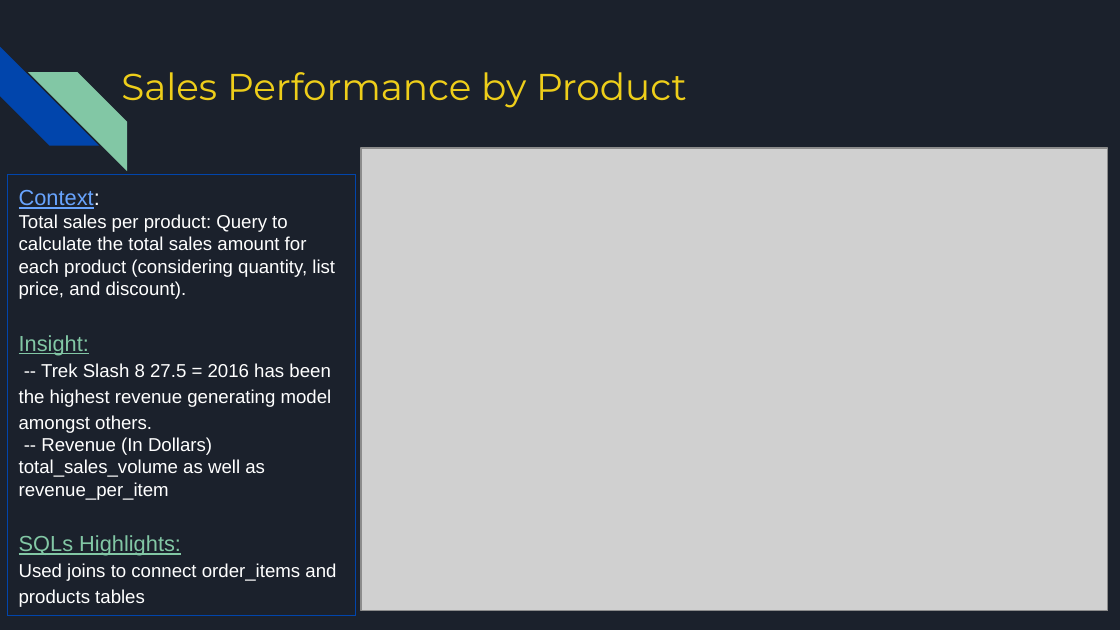
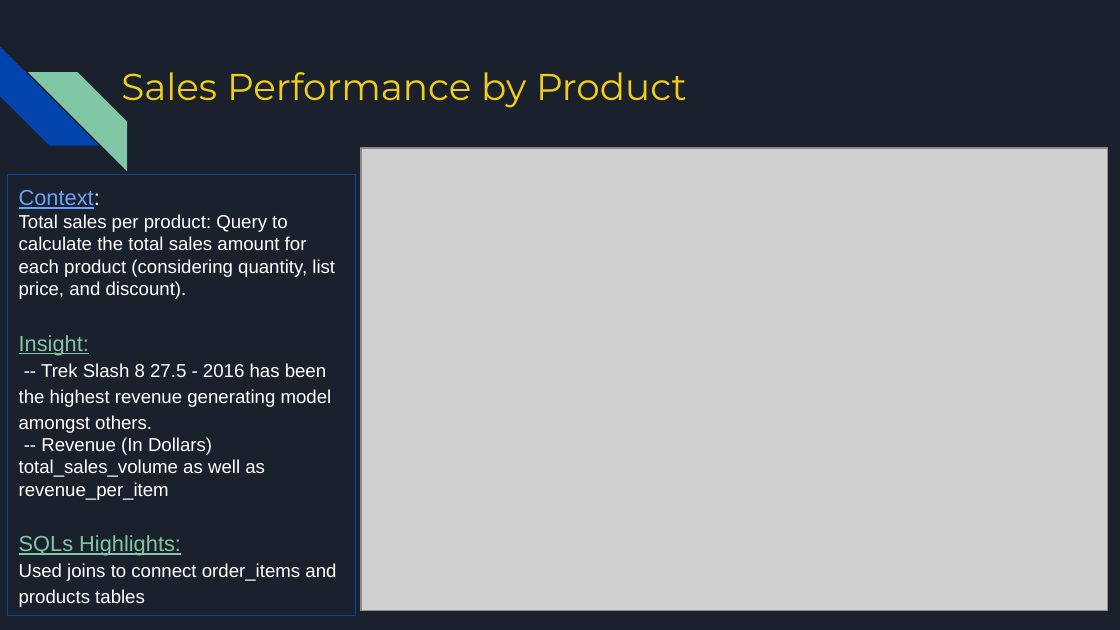
Before and after one commit to Manju-crz/sql_mini_project, a slide deck: slide 9 of Group 3 - Bike Store - SQL MiniProject Presentation.pptx. Drawn at 1120x630 pixels with LibreOffice and Linux fonts; fonts in the diff are those of the drawing; grey boxes stand for pictures. Boxes give left, top, right and bottom in pixels: in the first picture for what was removed or moved away, otherwise in the second. Text is boxed around its words. In the diff, an @@ line names an element or a change of style, - is before the commit and + after.

```diff
--- a/Group 3 - Bike Store - SQL MiniProject Presentation.pptx
+++ b/Group 3 - Bike Store - SQL MiniProject Presentation.pptx
@@ text in rectangle at (19,363,332,433): text changed @@
--- Trek Slash 8 27.5 = 2016 has been the highest revenue generating model amongst others.
+-- Trek Slash 8 27.5 - 2016 has been the highest revenue generating model amongst others.
```
Also in this commit, not shown: 2 other slides changed.
